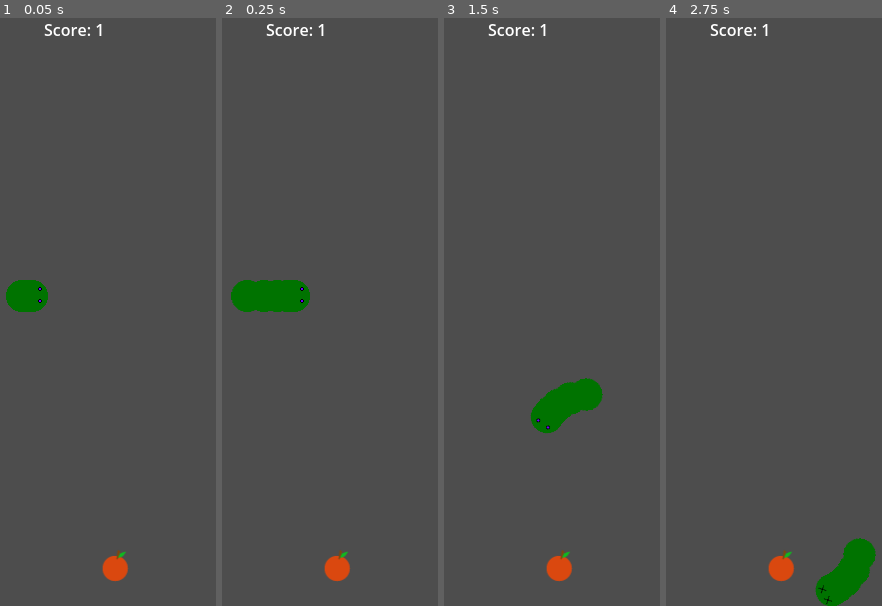
Above: before the commit, frames 1-4 (left to right).
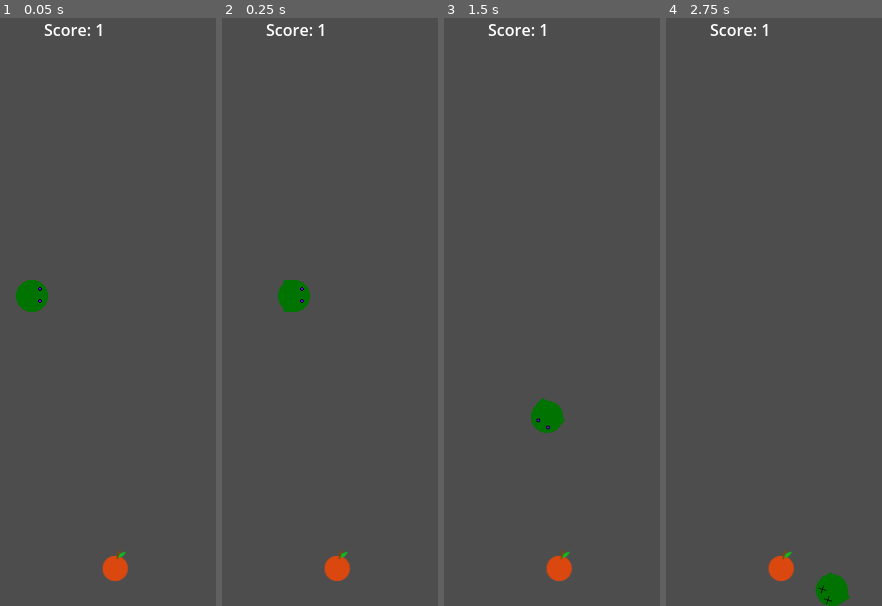
Above: after the commit, the same moments.

Repository: RichoDemus/godot-snake
Game: Godot game, scene res://main_scene.tscn
Two runs of this game, one before a commit and one after it. Both use one fixed random seed, a clock stepped at 60 frames per second and the inputs below.
Inputs:
- Up to frame 1 (0.05 s): no input
- Up to frame 2 (0.25 s): no input
- Up to frame 3 (1.5 s): hold D (move_right) 0.53-1.28 s; hold A (move_left) from 1.28 s (still down)
- Up to frame 4 (2.75 s): release A (move_left) at 2.03 s; hold D (move_right) from 2.03 s (still down)

The runs differ from the first frame. In frame 1, 0.3% of the frame differs, in the area x 2-13%, y 44-50%; in frame 2, 1.1%; in frame 3, 1.2%, in the area x 40-74%, y 61-71%; in frame 4, 1.1%.

Commit message:
Use a cool line2d for the body

Diff:
--- a/Head.gd
+++ b/Head.gd
@@ -18,7 +18,7 @@
 
 	pass
 
-func _process(delta: float) -> void:
+func _physics_process(delta: float) -> void:
 	if !alive:
 		return
 	if Input.is_action_pressed("move_right"):
@@ -36,9 +36,13 @@
 		$HeadSprite.hide()
 		$DeadSprite.show()
 
-
 	if child:
 		child.update_position(position)
+		var children = child.get_positions(global_position)
+		var tail_coords = children.slice(-10)
+		var body_coords = children.slice(0, -6)
+		$BodyLine.points = body_coords
+		$TailLine.points = tail_coords
 
 func apple_eaten() -> void:
 	print("I ate an apple")
--- a/body.gd
+++ b/body.gd
@@ -13,16 +13,28 @@
 func update_position(parent_position: Vector2) -> void:
 	upcoming_positions.push_back(parent_position)
 	var distance_to_next_point = global_position.distance_to(parent_position)
-	if distance_to_next_point > 0.1:
-		var old_position = position
-		position = upcoming_positions.pop_front()
+	var old_position
+	while distance_to_next_point > 0.1:
+		old_position = global_position
+		global_position = upcoming_positions.pop_front()
+		distance_to_next_point = global_position.distance_to(parent_position)
+	if old_position:
 		if !upcoming_positions.is_empty():
 			look_at(upcoming_positions[0])
 		if child:
 			child.update_position(old_position)
 
-
 func get_last_child() -> Body:
 	if child:
 		return child.get_last_child()
 	return self
+
+func get_positions(base:Vector2) -> Array[Vector2]:
+	if child:
+		var res = child.get_positions(base)
+		res.push_front(global_position)
+		return res
+	else:
+		var res:Array[Vector2] = []
+		res.append(global_position)
+		return res
--- a/body.tscn
+++ b/body.tscn
@@ -10,6 +10,7 @@
 script = ExtResource("1_hggbr")
 
 [node name="Sprite2D" type="Sprite2D" parent="."]
+visible = false
 texture = ExtResource("2_8664w")
 
 [node name="CollisionShape2D" type="CollisionShape2D" parent="."]
--- a/head.tscn
+++ b/head.tscn
@@ -6,6 +6,14 @@
 
 [sub_resource type="CircleShape2D" id="CircleShape2D_yshg7"]
 radius = 16.0312
+
+[sub_resource type="Curve" id="Curve_r6b5b"]
+_data = [Vector2(0, 1), 0.0, 0.0869963, 0, 0, Vector2(0.5, 1), 0.0, 0.0, 0, 0, Vector2(1, 1), 0.0, 0.0, 0, 0]
+point_count = 3
+
+[sub_resource type="Curve" id="Curve_vrex5"]
+_data = [Vector2(0, 1), 0.0, 0.0, 0, 0, Vector2(0.747368, 1), 0.0, 0.0, 0, 0, Vector2(0.863158, 0.802198), 0.0, 0.0, 0, 0, Vector2(0.936842, 0.538462), 0.0, 0.0, 0, 0, Vector2(0.99999, 0.186813), 0.0, 0.0, 0, 0, Vector2(1, 0), 0.0, 0.0, 0, 0]
+point_count = 6
 
 [node name="Head" type="Area2D"]
 position = Vector2(300, 315)
@@ -22,4 +30,16 @@
 [node name="CollisionShape2D" type="CollisionShape2D" parent="."]
 shape = SubResource("CircleShape2D_yshg7")
 
+[node name="BodyLine" type="Line2D" parent="."]
+top_level = true
+width = 32.0
+width_curve = SubResource("Curve_r6b5b")
+default_color = Color(0, 0.45098, 0, 1)
+
+[node name="TailLine" type="Line2D" parent="."]
+top_level = true
+width = 32.0
+width_curve = SubResource("Curve_vrex5")
+default_color = Color(0, 0.45098, 0, 1)
+
 [connection signal="area_entered" from="." to="." method="_on_area_entered"]
Not shown: 1 places in head.tscn that only renumber resources
